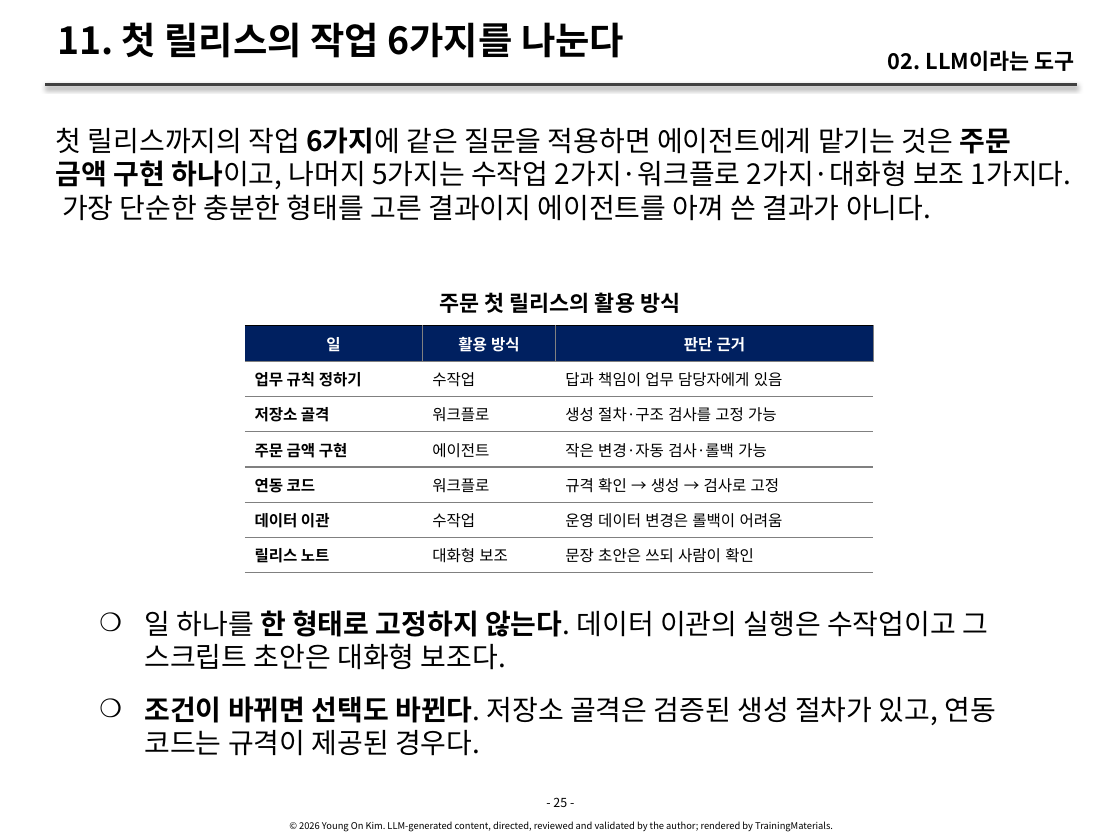
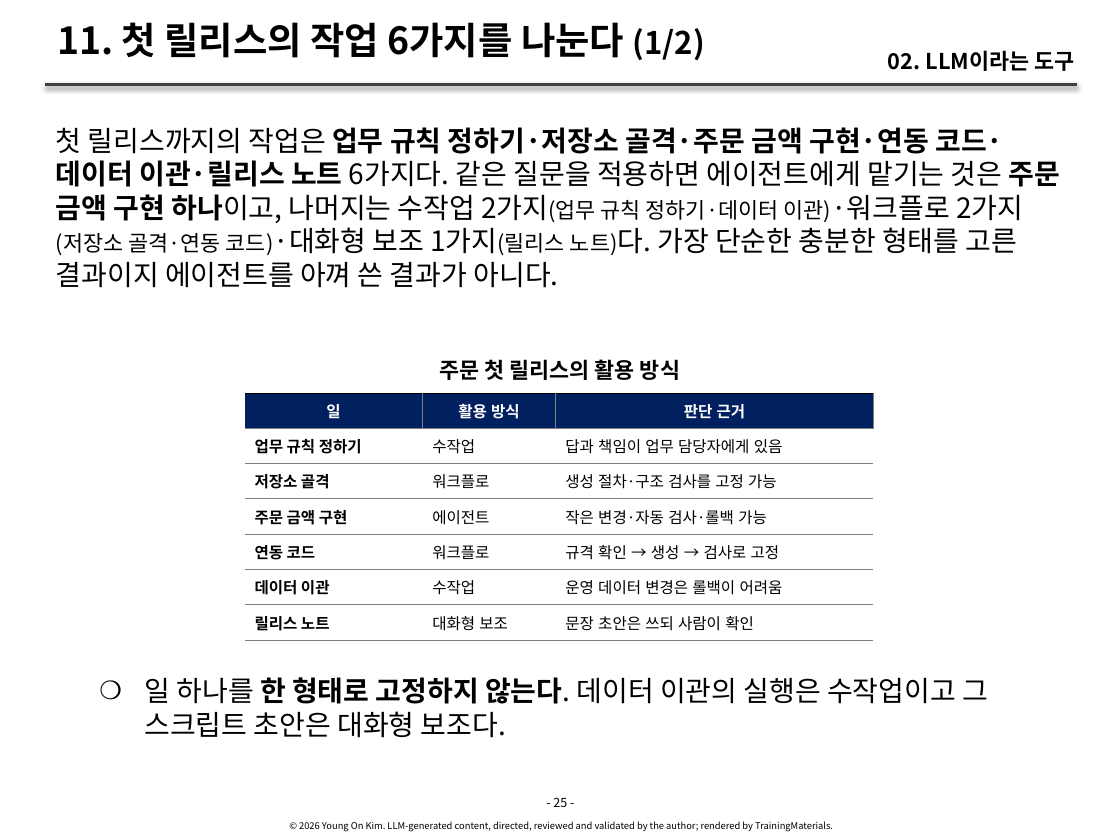
Before and after one commit to YoungSan77/TrainingMaterials, a slide deck: slide 25 of courses/ai-native/sessions/s02.pptx. Drawn at 1120x840 pixels with LibreOffice and Linux fonts; fonts in the diff are those of the drawing. Boxes give left, top, right and bottom in pixels: in the first picture for what was removed or moved away, otherwise in the second. Text is boxed around its words. In the diff, an @@ line names an element or a change of style, - is before the commit and + after.

```diff
--- a/courses/ai-native/sessions/s02.pptx
+++ b/courses/ai-native/sessions/s02.pptx
@@ title at (x1=57, y1=22, x2=705, y2=60): text changed @@
-11. 첫 릴리스의 작업 6가지를 나눈다
+11. 첫 릴리스의 작업 6가지를 나눈다 (1/2)
@@ text at (x1=56, y1=127, x2=1061, y2=288): text changed @@
-첫 릴리스까지의 작업 6가지에 같은 질문을 적용하면 에이전트에게 맡기는 것은 주문 금액 구현 하나이고, 나머지 5가지는 수작업 2가지·워크플로 2가지·대화형 보조 1가지다. 가장 단순한 충분한 형태를 고른 결과이지 에이전트를 아껴 쓴 결과가 아니다.
+첫 릴리스까지의 작업은 업무 규칙 정하기·저장소 골격·주문 금액 구현·연동 코드·데이터 이관·릴리스 노트 6가지다. 같은 질문을 적용하면 에이전트에게 맡기는 것은 주문 금액 구현 하나이고, 나머지는 수작업 2가지(업무 규칙 정하기·데이터 이관)·워크플로 2가지(저장소 골격·연동 코드)·대화형 보조 1가지(릴리스 노트)다. 가장 단순한 충분한 형태를 고른 결과이지 에이전트를 아껴 쓴 결과가 아니다.
@@ text "주문 첫 릴리스의 활용 방식" moved from (x1=440, y1=292, x2=680, y2=313) to (x1=440, y1=359, x2=680, y2=380) @@
@@ table moved from (x1=245, y1=326, x2=875, y2=572) to (x1=245, y1=393, x2=875, y2=640) @@
@@ text "일 하나를 한 형태로 고정하지 ..." moved from (x1=144, y1=610, x2=996, y2=756) to (x1=144, y1=677, x2=988, y2=738) @@
@@ text at (x1=144, y1=696, x2=996, y2=756): paragraph removed @@
-    ❍ 조건이 바뀌면 선택도 바뀐다. 저장소 골격은 검증된 생성 절차가 있고, 연동 코드는 규격이 제공된 경우다.
```
Also in this commit, not shown: 14 other slides changed, 1 slide added, 4 other files.
